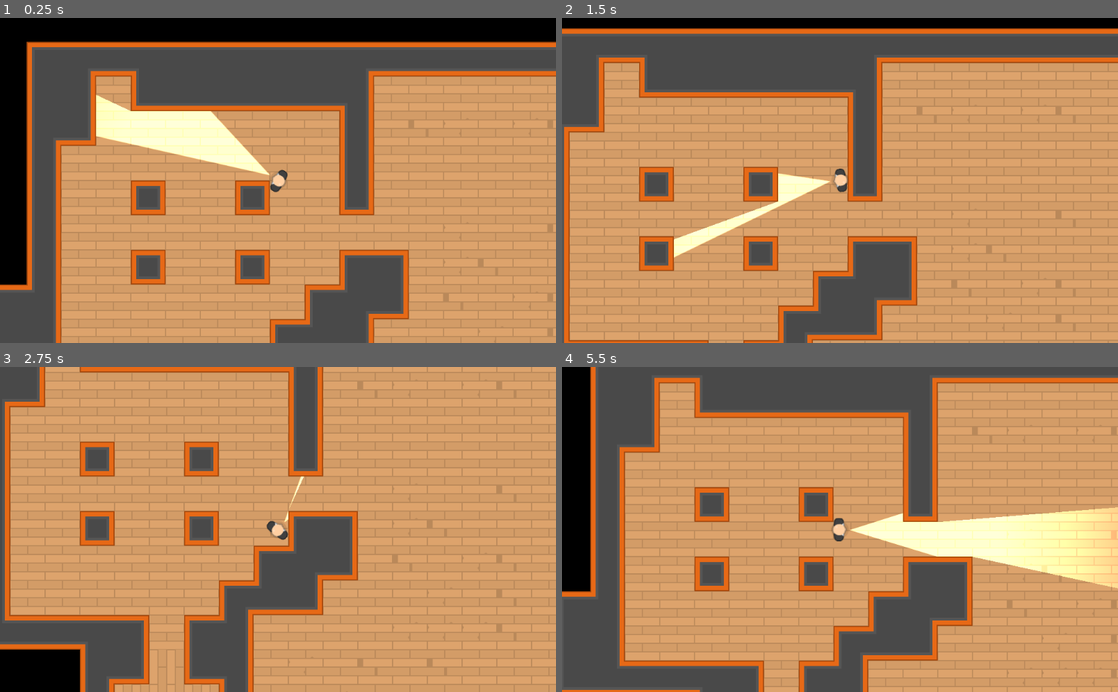
Above: before the commit, frames 1-4 (two rows, left to right).
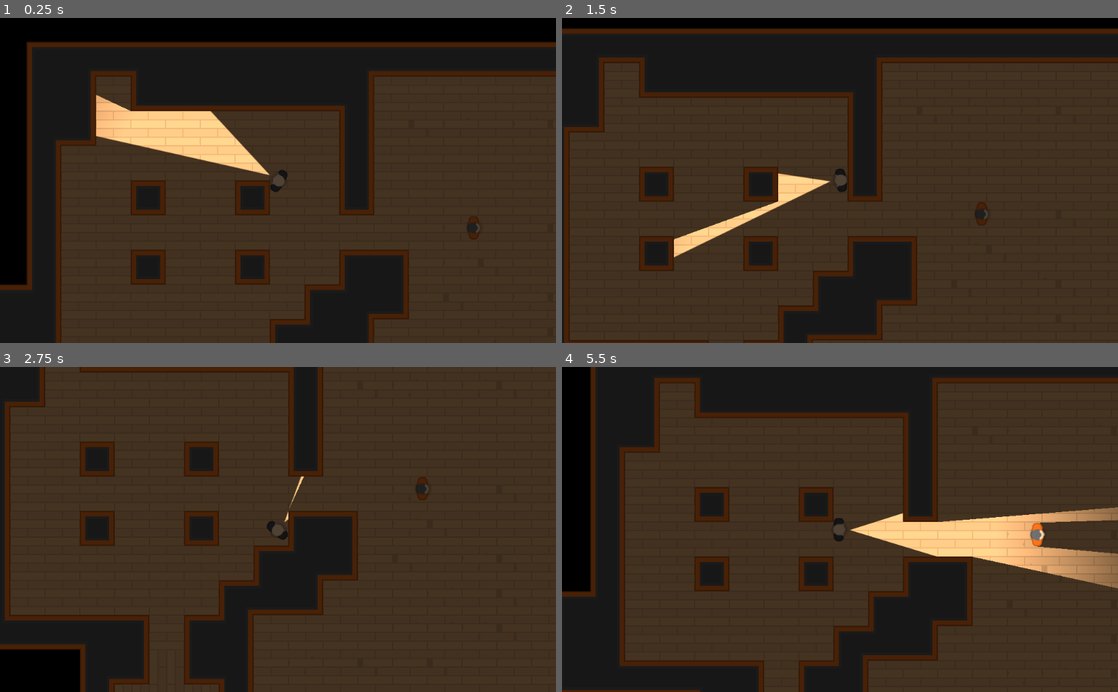
Above: after the commit, the same moments.

Repository: alexandrepeluchi/godot-udemy
Game: Godot game, scene res://Levels/TemplateLevel.tscn
Two runs of this game, one before a commit and one after it. Both use one fixed random seed, a clock stepped at 60 frames per second and the inputs below. The project has no main scene, so this scene is started directly.
Inputs (mouse positions are in pixels of both pictures, inside the frame that each line leads up to):
- Up to frame 1 (0.25 s): no input
- Up to frame 2 (1.5 s): tap Enter at 0.5 s; move the mouse to (962, 164) at 0.52 s; hold D (move_right) 0.53-1.28 s; move the mouse to (728, 196) at 1.27 s; hold S (move_down) from 1.28 s (still down)
- Up to frame 3 (2.75 s): move the mouse to (333, 458) at 2.02 s; release S (move_down) at 2.03 s; hold D (move_right) from 2.03 s (still down)
- Up to frame 4 (5.5 s): move the mouse to (812, 594) at 2.77 s; release D (move_right) at 2.78 s; hold W (move_up) 2.78-3.53 s; move the mouse to (1006, 578) at 3.52 s; hold A (move_left) 3.53-5.03 s; move the mouse to (673, 480) at 4.27 s; tap Space at 5 s; move the mouse to (867, 529) at 5.02 s; hold S (move_down) from 5.03 s (still down)

The runs differ from the first frame. In frame 1, 89% of the frame differs, in the area x 0-100%, y 7-100%; in frame 2, 97%; in frame 3, 98%, in the area x 0-100%, y 0-100%; in frame 4, 97%.

Commit message:
Fazer personagens bloquear a lanterna

Diff:
--- a/Heist Meisters/Characters/TemplateCharacter.tscn
+++ b/Heist Meisters/Characters/TemplateCharacter.tscn
@@ -1,10 +1,14 @@
-[gd_scene load_steps=4 format=2]
+[gd_scene load_steps=5 format=2]
 
 [ext_resource path="res://GFX/PNG/Man Red/manRed_stand.png" type="Texture" id=1]
 [ext_resource path="res://Characters/TemplateCharacter.gd" type="Script" id=2]
 
 [sub_resource type="CapsuleShape2D" id=1]
 height = 25.0534
+
+[sub_resource type="OccluderPolygon2D" id=2]
+cull_mode = 1
+polygon = PoolVector2Array( -6.2881, -21.6691, 2.42081, -21.5755, 5.23013, -18.5788, 7.29031, -14.3649, 7.85217, -7.62247, 11.4107, -2.19111, 12.0662, -0.224579, 11.5043, 1.46102, 8.32039, 8.2034, 6.82208, 14.4776, 5.69836, 18.317, 2.60809, 21.5009, -6.84997, 21.5945, -9.65929, 18.4106, -11.2512, 14.3839, -11.7195, 7.45424, -14.3415, 2.58475, -14.4352, -3.03391, -12.0004, -6.96696, -11.7195, -13.2411, -10.5021, -17.0805 )
 
 [node name="TemplateCharacter" type="KinematicBody2D"]
 script = ExtResource( 2 )
@@ -19,3 +23,6 @@
 visible = false
 position = Vector2( -1.88775, -1.90735e-06 )
 shape = SubResource( 1 )
+
+[node name="LightOccluder2D" type="LightOccluder2D" parent="."]
+occluder = SubResource( 2 )
--- a/Heist Meisters/Levels/TemplateLevel.tscn
+++ b/Heist Meisters/Levels/TemplateLevel.tscn
@@ -1,7 +1,8 @@
-[gd_scene load_steps=3 format=2]
+[gd_scene load_steps=4 format=2]
 
 [ext_resource path="res://Tiles/Tiles.tres" type="TileSet" id=1]
 [ext_resource path="res://Characters/Player.tscn" type="PackedScene" id=2]
+[ext_resource path="res://Characters/TemplateCharacter.tscn" type="PackedScene" id=3]
 
 [node name="TemplateLevel" type="Node2D"]
 
@@ -14,3 +15,9 @@
 
 [node name="Camera2D" type="Camera2D" parent="Player"]
 current = true
+
+[node name="CanvasModulate" type="CanvasModulate" parent="."]
+color = Color( 0.313726, 0.313726, 0.313726, 1 )
+
+[node name="TemplateCharacter" parent="." instance=ExtResource( 3 )]
+position = Vector2( 377.142, 87.0328 )
